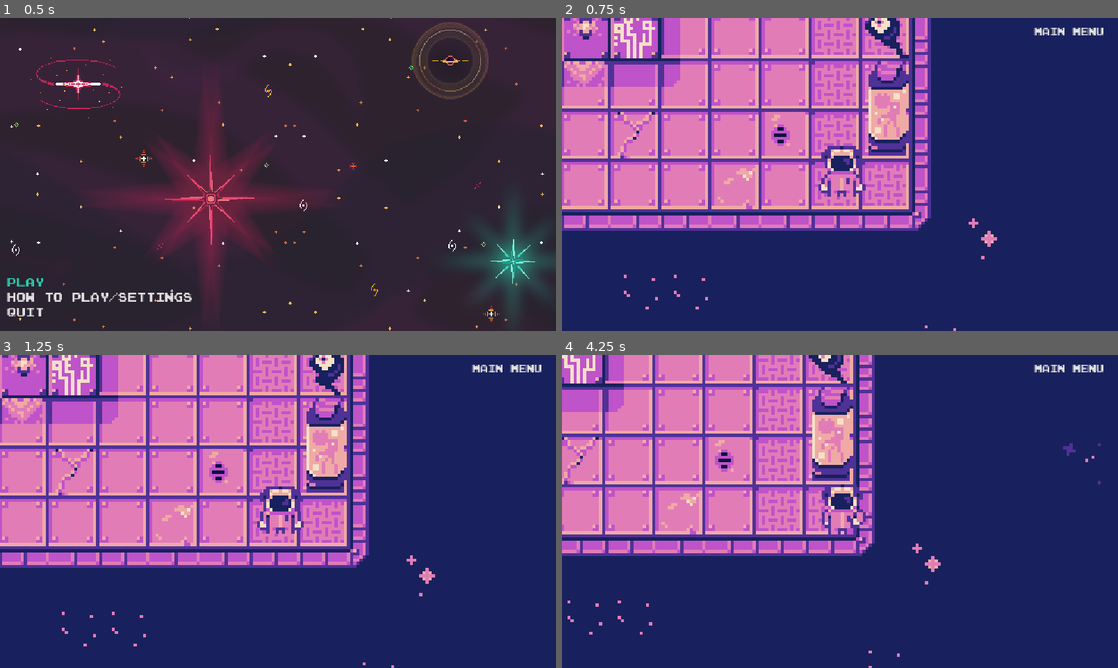
Above: before the commit, frames 1-4 (two rows, left to right).
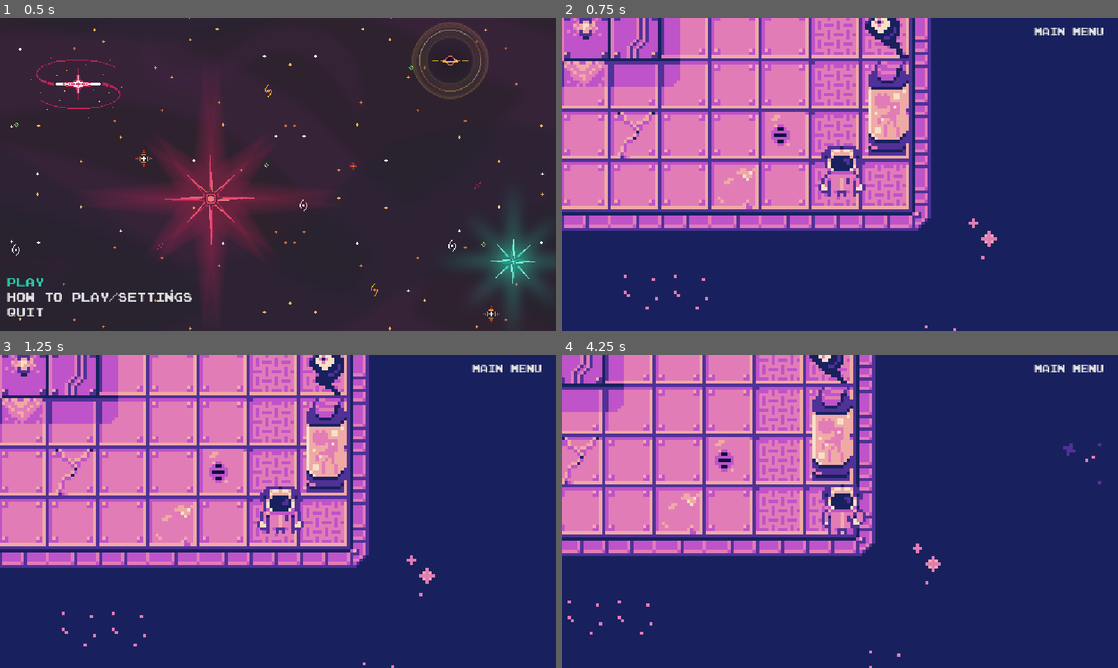
Above: after the commit, the same moments.

Repository: M-a-b-e-l/CISC2540---2D-Game-group-6
Game: Godot game, scene res://Scenes/MainMenu.tscn
Two runs of this game, one before a commit and one after it. Both use one fixed random seed, a clock stepped at 60 frames per second and the inputs below.
Inputs (mouse positions are in pixels of both pictures, inside the frame that each line leads up to):
- Up to frame 1 (0.5 s): no input
- Up to frame 2 (0.75 s): click "Play" at 0.5 s
- Up to frame 3 (1.25 s): no input
- Up to frame 4 (4.25 s): click "Main Menu" at 1.25 s; click "Play" at 2 s; move the mouse to (962, 495) at 2.77 s; hold Right (ui_right) 2.78-3.53 s; click (962, 495) at 2.85 s; move the mouse to (728, 527) at 3.52 s; hold Down (ui_down) from 3.53 s (still down); click (728, 527) at 3.6 s

Frame 1 is identical in both runs. In frame 2, 0.5% of the frame differs, in the area x 9-17%, y 0-13%; in frame 3, 0.5%; in frame 4, 1.3%, in the area x 0-97%, y 0-100%.

Commit message:
Added teleportation back to main map after finishing minigame 2 and 3

Diff:
--- a/group_6_2d_game/Scenes/MatchingGame1.tscn
+++ b/group_6_2d_game/Scenes/MatchingGame1.tscn
@@ -62,10 +62,10 @@
 
 [node name="MainMenuButton" type="Button" parent="GameOverContainer"]
 layout_mode = 0
-offset_left = 590.0
-offset_top = 450.0
-offset_right = 742.0
-offset_bottom = 478.0
+offset_left = 740.0
+offset_top = 448.0
+offset_right = 968.0
+offset_bottom = 525.0
 scale = Vector2(0.5, 0.5)
 theme_override_fonts/font = ExtResource("4_urnen")
 theme_override_font_sizes/font_size = 55
--- a/group_6_2d_game/Scenes/MazeGame2.tscn
+++ b/group_6_2d_game/Scenes/MazeGame2.tscn
@@ -397,7 +397,7 @@
 scale = Vector2(0.5, 0.5)
 theme_override_fonts/font = ExtResource("3_wod7a")
 theme_override_font_sizes/font_size = 55
-text = "MAIN MENU"
+text = "BACK"
 
 [node name="MazeTileMap" type="TileMapLayer" parent="."]
 z_index = 1
--- a/group_6_2d_game/Scenes/Minigame3/Cipher.gd
+++ b/group_6_2d_game/Scenes/Minigame3/Cipher.gd
@@ -23,8 +23,11 @@
 
 func check_cipher_beaten() -> void:
 	if is_cipher_beaten:
-		print("Cipher minigame beaten! Transitioning to EndofGame scene...")
-		get_tree().change_scene_to_file("res://Scenes/endofgame.tscn")
+		print("Cipher minigame beaten! Transitioning to main map")
+		get_tree().change_scene_to_file("res://Scenes/main_scene.tscn")
+		#set the player position after going back to the main map
+		GlobalState.player_position = Vector2(937, 106)
+		GlobalState.daBool3 = true
 	else:
 		print("Cipher minigame not beaten yet.")
 
--- a/group_6_2d_game/Scenes/main_scene.tscn
+++ b/group_6_2d_game/Scenes/main_scene.tscn
@@ -59,8 +59,10 @@
 3:2/0 = 0
 3:2/0/physics_layer_0/polygon_0/points = PackedVector2Array(-8, -8, 8, -8, 8, 8, -8, 8)
 4:2/0 = 0
+4:2/0/physics_layer_0/polygon_0/points = PackedVector2Array(-8, -8, 8, -8, 8, 8, -8, 8)
 5:2/0 = 0
 5:2/0/z_index = 1
+5:2/0/physics_layer_0/polygon_0/points = PackedVector2Array(-8, -8, 8, -8, 8, 8, -8, 8)
 6:2/0 = 0
 7:2/0 = 0
 8:2/0 = 0
@@ -110,6 +112,7 @@
 12:4/0 = 0
 0:5/0 = 0
 0:5/0/z_index = 1
+0:5/0/physics_layer_0/polygon_0/points = PackedVector2Array(-8, -8, 8, -8, 8, 8, -8, 8)
 1:5/0 = 0
 1:5/0/physics_layer_0/polygon_0/points = PackedVector2Array(-8, -8, 8, -8, 8, 8, -8, 8)
 2:5/0 = 0
@@ -289,7 +292,7 @@
 size = Vector2(52, 20)
 
 [sub_resource type="RectangleShape2D" id="RectangleShape2D_icxem"]
-size = Vector2(50, 12)
+size = Vector2(50, 10)
 
 [sub_resource type="RectangleShape2D" id="RectangleShape2D_xo6ti"]
 size = Vector2(19, 36)
@@ -300,7 +303,7 @@
 
 [node name="TileMapLayer" type="TileMapLayer" parent="."]
 show_behind_parent = true
-tile_map_data = PackedByteArray("AAAOABQAAAABAAMAAAANABQAAAA …(1576 unchanged characters)… NABAAAAAGAAAAAAANABEAAAAGAAEAAAAOABAAAAALAAAAAAAOAA8AAAAEAAIAAAAOAA4AAAAEAAEAAAAOAA0 …(45551 unchanged characters)…
+tile_map_data = PackedByteArray("AAAOABQAAAABAAMAAAANABQAAAA …(1576 unchanged characters)… NABAAAAAGAAAAAAANABEAAAAGAAEAAAAOABAAAAAEAAIAAAAOAA8AAAAEAAIAAAAOAA4AAAAEAAEAAAAOAA0 …(45551 unchanged characters)…
 tile_set = SubResource("TileSet_q8urb")
 
 [node name="TileMapLayer2" type="TileMapLayer" parent="."]
@@ -367,7 +370,7 @@
 sprite_frames = SubResource("SpriteFrames_tmy5f")
 autoplay = "default"
 
-[node name="Area2D" type="Area2D" parent="Aliens/Alien"]
+[node name="Area2D" type="StaticBody2D" parent="Aliens/Alien"]
 
 [node name="CollisionShape2D" type="CollisionShape2D" parent="Aliens/Alien/Area2D"]
 position = Vector2(-2, -1)
@@ -378,7 +381,7 @@
 sprite_frames = SubResource("SpriteFrames_tmy5f")
 autoplay = "default"
 
-[node name="Area2D" type="Area2D" parent="Aliens/Alien2"]
+[node name="Area2D" type="StaticBody2D" parent="Aliens/Alien2"]
 
 [node name="CollisionShape2D" type="CollisionShape2D" parent="Aliens/Alien2/Area2D"]
 position = Vector2(-2, -1)
@@ -389,7 +392,7 @@
 sprite_frames = SubResource("SpriteFrames_tmy5f")
 autoplay = "default"
 
-[node name="Area2D" type="Area2D" parent="Aliens/Alien3"]
+[node name="Area2D" type="StaticBody2D" parent="Aliens/Alien3"]
 
 [node name="CollisionShape2D" type="CollisionShape2D" parent="Aliens/Alien3/Area2D"]
 position = Vector2(-2, -1)
@@ -400,7 +403,7 @@
 sprite_frames = SubResource("SpriteFrames_tmy5f")
 autoplay = "default"
 
-[node name="Area2D" type="Area2D" parent="Aliens/Alien4"]
+[node name="Area2D" type="StaticBody2D" parent="Aliens/Alien4"]
 
 [node name="CollisionShape2D" type="CollisionShape2D" parent="Aliens/Alien4/Area2D"]
 position = Vector2(-2, -1)
@@ -413,7 +416,7 @@
 frame = 3
 frame_progress = 0.152998
 
-[node name="Area2D" type="Area2D" parent="Aliens/Alien5"]
+[node name="Area2D" type="StaticBody2D" parent="Aliens/Alien5"]
 
 [node name="CollisionShape2D" type="CollisionShape2D" parent="Aliens/Alien5/Area2D"]
 shape = SubResource("CapsuleShape2D_ct21w")
@@ -424,7 +427,7 @@
 autoplay = "default"
 frame_progress = 0.664208
 
-[node name="Area2D" type="Area2D" parent="Aliens/Alien6"]
+[node name="Area2D" type="StaticBody2D" parent="Aliens/Alien6"]
 
 [node name="CollisionShape2D" type="CollisionShape2D" parent="Aliens/Alien6/Area2D"]
 position = Vector2(0, 3)
@@ -436,7 +439,7 @@
 autoplay = "default"
 frame_progress = 0.664208
 
-[node name="Area2D" type="Area2D" parent="Aliens/Alien7"]
+[node name="Area2D" type="StaticBody2D" parent="Aliens/Alien7"]
 
 [node name="CollisionShape2D" type="CollisionShape2D" parent="Aliens/Alien7/Area2D"]
 position = Vector2(0, 3)
@@ -448,7 +451,7 @@
 autoplay = "default"
 frame_progress = 0.664208
 
-[node name="Area2D" type="Area2D" parent="Aliens/Alien8"]
+[node name="Area2D" type="StaticBody2D" parent="Aliens/Alien8"]
 
 [node name="CollisionShape2D" type="CollisionShape2D" parent="Aliens/Alien8/Area2D"]
 position = Vector2(0, 4)
@@ -460,7 +463,7 @@
 autoplay = "default"
 frame_progress = 0.664208
 
-[node name="Area2D" type="Area2D" parent="Aliens/Alien9"]
+[node name="Area2D" type="StaticBody2D" parent="Aliens/Alien9"]
 
 [node name="CollisionShape2D" type="CollisionShape2D" parent="Aliens/Alien9/Area2D"]
 position = Vector2(0, 3)
@@ -471,7 +474,7 @@
 sprite_frames = SubResource("SpriteFrames_tmy5f")
 autoplay = "default"
 
-[node name="Area2D" type="Area2D" parent="Aliens/Alien10"]
+[node name="Area2D" type="StaticBody2D" parent="Aliens/Alien10"]
 
 [node name="CollisionShape2D" type="CollisionShape2D" parent="Aliens/Alien10/Area2D"]
 position = Vector2(-2, -1)
@@ -482,7 +485,7 @@
 sprite_frames = SubResource("SpriteFrames_tmy5f")
 autoplay = "default"
 
-[node name="Area2D" type="Area2D" parent="Aliens/Alien11"]
+[node name="Area2D" type="StaticBody2D" parent="Aliens/Alien11"]
 
 [node name="CollisionShape2D" type="CollisionShape2D" parent="Aliens/Alien11/Area2D"]
 position = Vector2(-2, -1)
@@ -526,7 +529,7 @@
 [node name="Area2D" type="Area2D" parent="Portals/AntiPortal1" groups=["AntiPortal1"]]
 
 [node name="CollisionShape2D" type="CollisionShape2D" parent="Portals/AntiPortal1/Area2D"]
-position = Vector2(32, -7)
+position = Vector2(32, -6)
 shape = SubResource("RectangleShape2D_w1lkp")
 
 [node name="AntiPortal2" type="Sprite2D" parent="Portals"]
@@ -571,7 +574,7 @@
 [node name="Area2D" type="Area2D" parent="Minigames/Minigame2" groups=["Minigame2"]]
 
 [node name="CollisionShape2D" type="CollisionShape2D" parent="Minigames/Minigame2/Area2D"]
-position = Vector2(1, -1)
+position = Vector2(1, -2)
 shape = SubResource("RectangleShape2D_icxem")
 
 [node name="Minigame3" type="Sprite2D" parent="Minigames"]
--- a/group_6_2d_game/Scripts/MazeGame2.gd
+++ b/group_6_2d_game/Scripts/MazeGame2.gd
@@ -199,7 +199,10 @@
 
 		# Wait for 2 seconds then change scene
 		await get_tree().create_timer(3.0).timeout
-		get_tree().change_scene_to_file("res://Scenes/Minigame3/MiniGame3.tscn")
+		GlobalState.daBool2 = true
+		get_tree().change_scene_to_file("res://Scenes/main_scene.tscn")
+		GlobalState.player_position = Vector2(613, 490)
+
 
 # Called when the player enters a dead-end area
 func _on_dead_end_entered(body: Node2D) -> void:
@@ -252,14 +255,15 @@
 
 # Function to go to the main menu
 func _on_main_menu_pressed() -> void:
-	print("Going to Main Menu...")
+	print("Going to Main Map...")
 
 	# Play autoload music immediately
 	if autoloader_music:
 		autoloader_music.play()
 		print("Playing autoloader music")
 
-	get_tree().change_scene_to_file("res://Scenes/MainMenu.tscn")  # Change to main menu scene
+	get_tree().change_scene_to_file("res://Scenes/main_scene.tscn")  # Change to main scene
+	GlobalState.player_position = Vector2(613, 490)
 
 # Countdown timer tick function
 func _on_timer_tick():
--- a/group_6_2d_game/Scripts/Player.gd
+++ b/group_6_2d_game/Scripts/Player.gd
@@ -83,7 +83,7 @@
 
 	if area.is_in_group("AntiPortal1"):
 		position.x = 140
-		position.y = 230
+		position.y = 220
 
 	if area.is_in_group("AntiPortal2"):
 		position.x = 525
--- a/group_6_2d_game/Scripts/main_scene.gd
+++ b/group_6_2d_game/Scripts/main_scene.gd
@@ -1,10 +1,29 @@
 extends Node2D
 
 func _ready():
+	#minigame 1
 	var minigame1_collision = get_node("Minigames/Minigame1/Area2D/CollisionShape2D")  # Ensure this path is correct
 	if minigame1_collision:
 		# Use set_disabled method to disable the CollisionShape2D
 		minigame1_collision.set_disabled(GlobalState.daBool)
-		print("Minigame Collision disabled:", minigame1_collision.is_disabled())  # Check if it is disabled
+		print("Minigame1 Collision disabled:", minigame1_collision.is_disabled())  # Check if it is disabled
 	else:
-		print("Minigame collision not found")
+		print("Minigame1 collision not found")
+
+	# minigame 2
+	var minigame2_collision = get_node("Minigames/Minigame2/Area2D/CollisionShape2D")  # Ensure this path is correct
+	if minigame2_collision:
+		# Use set_disabled method to disable the CollisionShape2D
+		minigame2_collision.set_disabled(GlobalState.daBool2)
+		print("Minigame2 Collision disabled:", minigame2_collision.is_disabled())  # Check if it is disabled
+	else:
+		print("Minigame2 collision not found")
+
+	#minigame 3
+	var minigame3_collision = get_node("Minigames/Minigame3/Area2D/CollisionShape2D")  # Ensure this path is correct
+	if minigame3_collision:
+		# Use set_disabled method to disable the CollisionShape2D
+		minigame3_collision.set_disabled(GlobalState.daBool3)
+		print("Minigame3 Collision disabled:", minigame3_collision.is_disabled())  # Check if it is disabled
+	else:
+		print("Minigame3 collision not found")
--- a/group_6_2d_game/global_state.gd
+++ b/group_6_2d_game/global_state.gd
@@ -1,3 +1,5 @@
 extends Node
 var player_position = Vector2(298, 307)
 var daBool = false
+var daBool2 = false
+var daBool3 = false
